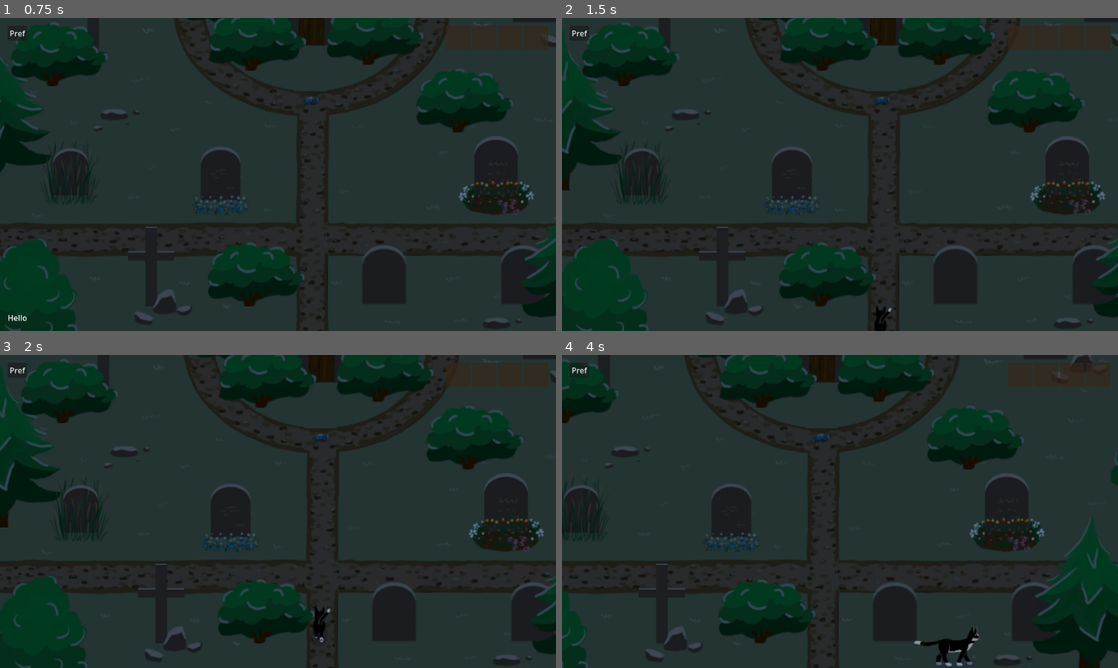
Above: before the commit, frames 1-4 (two rows, left to right).
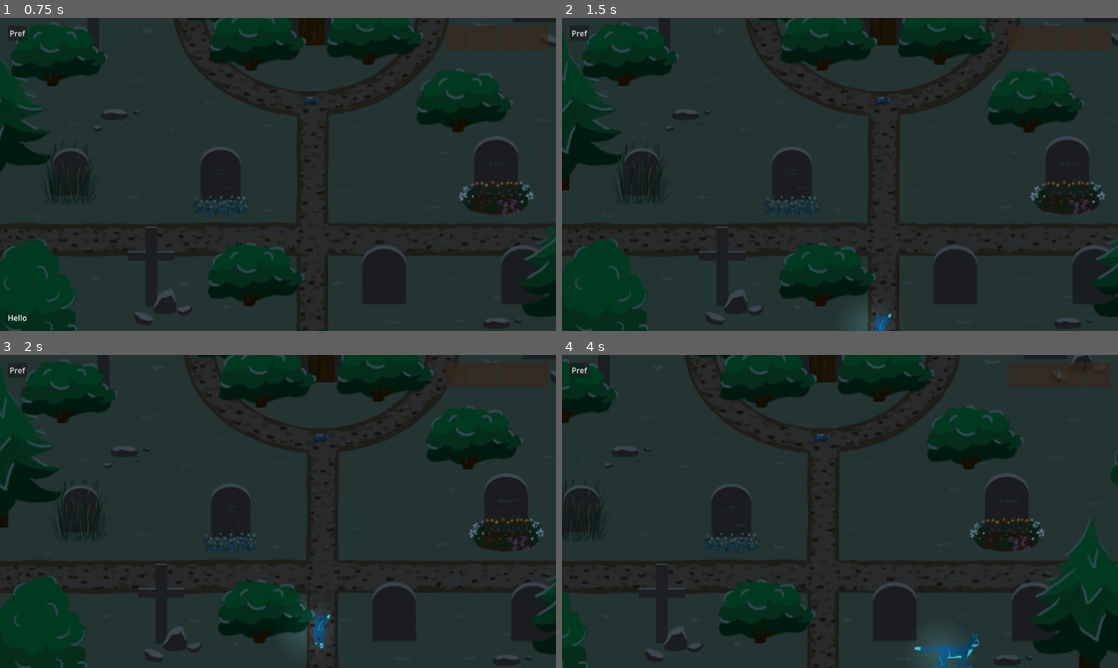
Above: after the commit, the same moments.

Repository: castlele/nine-lives
Game: Godot game, scene res://scenes/main.tscn
Same seed, same stepped clock (60 frames per second), same inputs: the game is played once before the commit and once after it.
Inputs (mouse positions are in pixels of both pictures, inside the frame that each line leads up to):
- Up to frame 1 (0.75 s): click "Start Game" at 0.5 s
- Up to frame 2 (1.5 s): tap Enter (ui_accept) at 1.25 s; move the mouse to (840, 174) at 1.27 s; hold Right (ui_right) from 1.28 s (still down); hold F (interaction) from 1.28 s (still down); click (840, 174) at 1.42 s
- Up to frame 3 (2 s): keep holding Right (ui_right); keep holding F (interaction); tap Enter (ui_accept) at 1.52 s
- Up to frame 4 (4 s): release Right (ui_right) at 2 s; release F (interaction) at 2 s; click "Pref" at 2 s; tap Enter (ui_accept) at 2.75, 3.02 s; move the mouse to (728, 527) at 2.77 s; hold Down (ui_down) 2.78-3.53 s; tap F (interaction) at 2.85 s; move the mouse to (895, 442) at 3.52 s; hold Right (ui_right) from 3.53 s (still down); hold F (interaction) from 3.53 s (still down)

Frame 1 is identical in both runs. In frame 2, 0.3% of the frame differs, in the area x 52-60%, y 92-100%; in frame 3, 0.4%; in frame 4, 0.9%, in the area x 63-76%, y 87-100%.

Commit message:
feat(player): implement sleeping and ghost state of the cat

Diff:
--- a/nodes/player.gd
+++ b/nodes/player.gd
@@ -1,7 +1,7 @@
 class_name Player extends CharacterBody2D
 
 enum State {
-	STAND, MOVE,
+	STAND, MOVE, LIE,
 }
 
 enum Direction {
@@ -9,10 +9,12 @@
 }
 
 @export var speed = 400
+@export var is_ghost = false
 
 @onready var animatedSprite = $AnimatedSprite2D
 @onready var horizontalCollider = $HorizontalCollider
 @onready var verticalCollider = $VerticalCollider
+@onready var ghost_light: PointLight2D = $AnimatedSprite2D/GhostLight
 
 var current_state = State.STAND
 var current_direction = Direction.RIGHT
@@ -27,17 +29,19 @@
 
 @warning_ignore("unused_parameter")
 func _physics_process(delta: float):
+	_update_ghost_state()
+
 	if is_player_controlling:
-		get_input()
+		_get_input()
 	else:
-		updatePlayerState()
-		updatePlayerAnimationState()
-		updatePlayerCollider()
+		_update_player_state()
+		_update_player_animation_state()
+		_update_player_collider()
 
 	move_and_slide()
 
 
-func get_input():
+func _get_input():
 	var input_direction
 
 	if _still:
@@ -47,15 +51,18 @@
 
 	velocity = input_direction * speed
 
-	updatePlayerState()
-	updatePlayerAnimationState()
-	updatePlayerCollider()
+	_update_player_state()
+	_update_player_animation_state()
+	_update_player_collider()
 
 
-func updatePlayerState():
+func _update_player_state():
 	match [velocity.x, velocity.y]:
 		[var x, var y] when x == y && x == 0:
-			current_state = State.STAND
+			if current_state != State.LIE:
+				current_state = State.STAND
+			else:
+				current_direction = Direction.BOTTOM
 		[var x, _] when x > 0:
 			current_state = State.MOVE
 			current_direction = Direction.RIGHT
@@ -70,7 +77,7 @@
 			current_direction = Direction.TOP
 
 
-func updatePlayerAnimationState():
+func _update_player_animation_state():
 	var action = State.keys()[current_state].to_lower()
 	var direction: String
 
@@ -85,7 +92,7 @@
 	animatedSprite.play(animationName)
 
 
-func updatePlayerCollider():
+func _update_player_collider():
 	if current_direction == Direction.RIGHT:
 		horizontalCollider.position.x = 64
 
@@ -99,7 +106,17 @@
 		Direction.TOP, Direction.BOTTOM:
 			horizontalCollider.disabled = true
 			verticalCollider.disabled = false
+		_:
+			horizontalCollider.disabled = true
+			verticalCollider.disabled = true
 
 
 func _set_still_state(message_visible):
 	_still = message_visible
+
+
+func _update_ghost_state():
+	animatedSprite.use_parent_material = not is_ghost
+
+	if is_ghost:
+		pass
--- a/nodes/player.tscn
+++ b/nodes/player.tscn
@@ -1,7 +1,16 @@
-[gd_scene load_steps=20 format=3 uid="uid://ddvlhivvfu47e"]
+[gd_scene load_steps=26 format=3 uid="uid://ddvlhivvfu47e"]
 
 [ext_resource type="Script" uid="uid://qht4w7fjeg0l" path="res://nodes/player.gd" id="1_bms3g"]
+[ext_resource type="Shader" uid="uid://bdlwivqwlr1wn" path="res://res/shaders/ghost.gdshader" id="2_7lbay"]
+[ext_resource type="Texture2D" uid="uid://d2n6touh04gxt" path="res://res/grave_level/cat_sleeping.png" id="2_hqdnm"]
 [ext_resource type="Texture2D" uid="uid://djgcfrm6n62i4" path="res://res/cat.png" id="2_me0cc"]
+
+[sub_resource type="ShaderMaterial" id="ShaderMaterial_2wrp4"]
+shader = ExtResource("2_7lbay")
+
+[sub_resource type="AtlasTexture" id="AtlasTexture_7lbay"]
+atlas = ExtResource("2_hqdnm")
+region = Rect2(0, 0, 58, 38)
 
 [sub_resource type="AtlasTexture" id="AtlasTexture_6iamk"]
 atlas = ExtResource("2_me0cc")
@@ -63,6 +72,14 @@
 animations = [{
 "frames": [{
 "duration": 1.0,
+"texture": SubResource("AtlasTexture_7lbay")
+}],
+"loop": true,
+"name": &"lie_bottom",
+"speed": 5.0
+}, {
+"frames": [{
+"duration": 1.0,
 "texture": SubResource("AtlasTexture_6iamk")
 }, {
 "duration": 1.0,
@@ -149,6 +166,18 @@
 "name": &"stand_top",
 "speed": 5.0
 }]
+
+[sub_resource type="Gradient" id="Gradient_hqdnm"]
+offsets = PackedFloat32Array(0.00516796, 0.219638, 0.992248)
+colors = PackedColorArray(1, 1, 1, 1, 0.913613, 0.913613, 0.913613, 1, 0, 0, 0, 1)
+
+[sub_resource type="GradientTexture2D" id="GradientTexture2D_7lbay"]
+gradient = SubResource("Gradient_hqdnm")
+width = 96
+height = 96
+fill = 1
+fill_from = Vector2(0.5, 0.5)
+fill_to = Vector2(0.888889, 0.132479)
 
 [sub_resource type="RectangleShape2D" id="RectangleShape2D_bahl2"]
 size = Vector2(49, 36.5)
@@ -159,13 +188,22 @@
 [node name="Player" type="CharacterBody2D"]
 y_sort_enabled = true
 script = ExtResource("1_bms3g")
+is_ghost = true
 
 [node name="AnimatedSprite2D" type="AnimatedSprite2D" parent="."]
 y_sort_enabled = true
+material = SubResource("ShaderMaterial_2wrp4")
+use_parent_material = true
 position = Vector2(54, 36)
 sprite_frames = SubResource("SpriteFrames_iwr0g")
-animation = &"move_bottom"
-offset = Vector2(0, -25)
+animation = &"lie_bottom"
+offset = Vector2(0, -16.825)
+
+[node name="GhostLight" type="PointLight2D" parent="AnimatedSprite2D"]
+position = Vector2(-12, -18)
+color = Color(0.529412, 0.756863, 0.905882, 1)
+energy = 0.49
+texture = SubResource("GradientTexture2D_7lbay")
 
 [node name="HorizontalCollider" type="CollisionShape2D" parent="."]
 position = Vector2(45, 20)
--- /dev/null
+++ b/res/shaders/ghost.gdshader
@@ -0,0 +1,12 @@
+shader_type canvas_item;
+
+void fragment() {
+	vec4 color = COLOR;
+
+    color.a -= 0.3;
+    color.r -= 0.5;
+    color.g += 0.4;
+    color.b += 0.6;
+
+    COLOR = color;
+}
Binary file added: res/grave_level/cat_sleeping.png
Not shown, added: res/grave_level/cat_sleeping.png.import
Not shown, added: res/shaders/ghost.gdshader.uid
